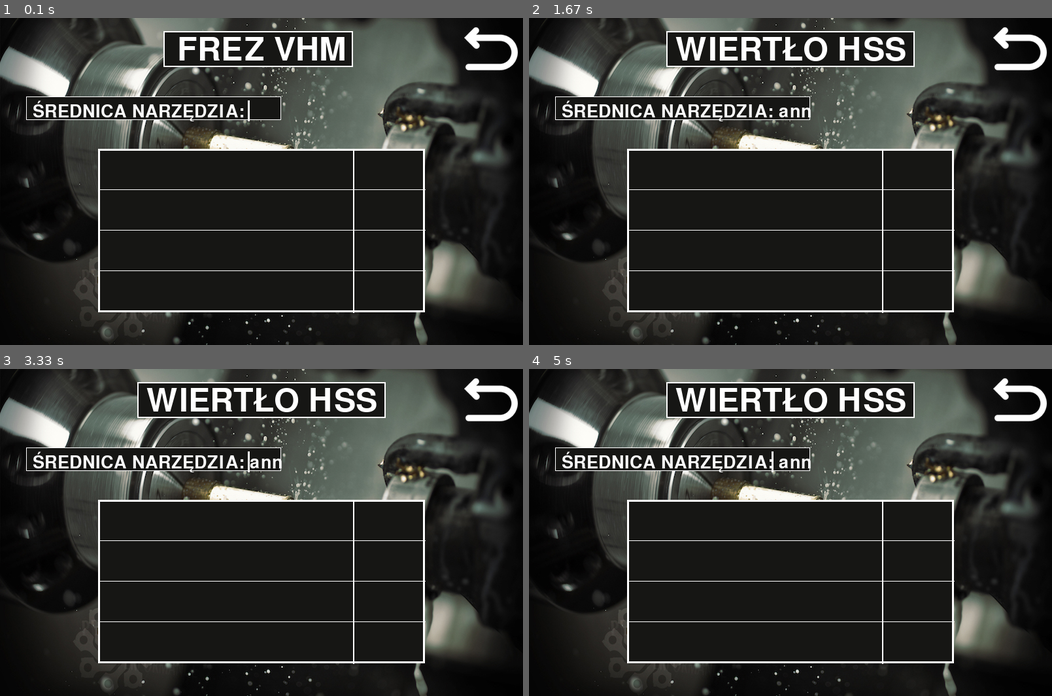
Above: before the commit, frames 1-4 (two rows, left to right).
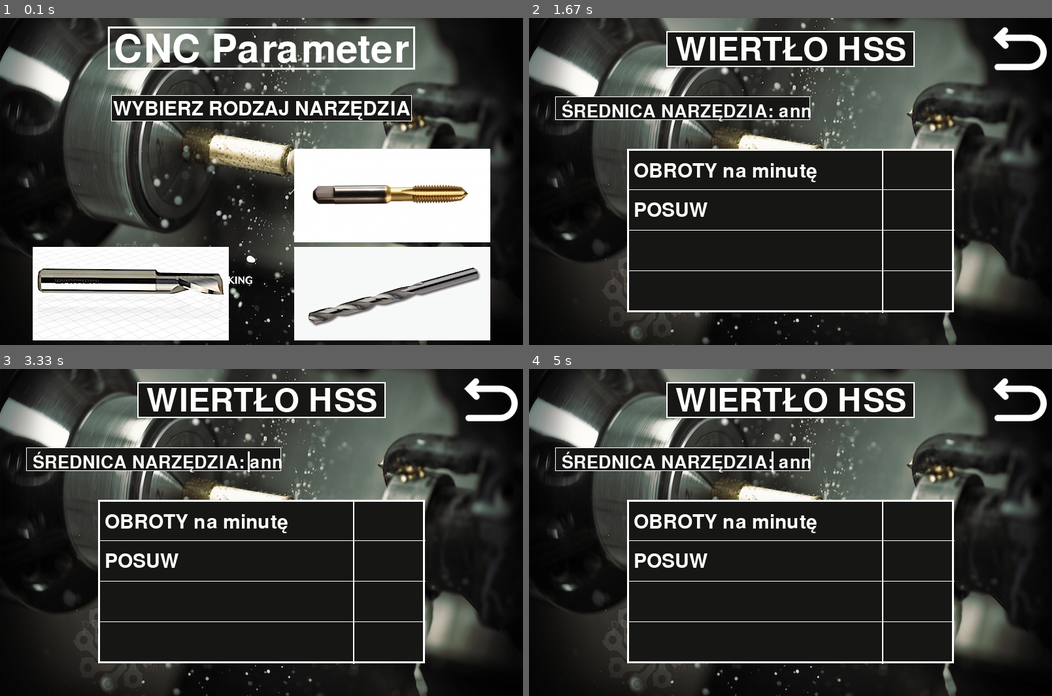
Above: after the commit, the same moments.

Repository: Tincoquesse/CNC_APP
Game: pygame game, started from cnc_parameter.py
The game is run twice, just before and just after one commit, with the same random seed, the same clock (stepped at 60 frames per second) and the same inputs.
Inputs (mouse positions are in pixels of both pictures, inside the frame that each line leads up to):
- Up to frame 1 (0.1 s): no input
- Up to frame 2 (1.67 s): press the mouse at (769, 194) at 0.37 s; move the mouse to (863, 184) at 0.47 s; release the mouse at (957, 171) at 0.6 s; press the mouse at (1020, 50) at 0.7 s; move the mouse to (895, 145) at 0.8 s; release the mouse at (769, 240) at 0.93 s; press the mouse at (921, 292) at 1.03 s; move the mouse to (931, 250) at 1.13 s; release the mouse at (942, 204) at 1.27 s; type "ann" at 1.33 s
- Up to frame 3 (3.33 s): tap Enter at 1.67 s; hold Right 1.83-2.3 s; hold Right 2.33-2.8 s; hold Left from 2.83 s (still down)
- Up to frame 4 (5 s): release Left at 3.37 s; hold Left 3.4-3.8 s; hold Right 3.83-4.47 s; hold Left 4.5-4.97 s

The runs differ from the first frame. In frame 1, 46% of the frame differs, in the area x 5-99%, y 2-99%; in frame 2, 1.1%; in frame 3, 1.1%; in frame 4, 1.1%.

Commit message:
dodana podstrona z parametrami gwintowania, zmiana menu na 3-way

Diff:
--- a/buttons_actions.py
+++ b/buttons_actions.py
@@ -1,5 +1,3 @@
-'''Functions needed to create the button'''
-
 import pygame, pygame_textinput, sys
 from settings import Settings
 from tools_parameters import *
@@ -8,13 +6,85 @@
 pygame.init()
 se = Settings()
 
+def parameters_description():
+    text_spindle_speed = se.font_tools.render('OBROTY na minutę',
+                                              True,
+                                              se.white)
+    text_feed = se.font_tools.render('POSUW', True, se.white)
+    se.screen.blit(text_feed, (160, 280))
+    se.screen.blit(text_spindle_speed, (160, 220))
+
+def table_description():
+    text_vc_table = se.font_table.render('VC = 15', True, se.white)
+    text_spindle_table = se.font_table.render('OBROTY', True, se.blue)
+    text_hole = se.font_table.render('OTWÓR', True, se.blue)
+    text_thread = se.font_table.render('SKOK', True, se.blue)
+    text_tap_feed = se.font_table.render('POSUW', True, se.blue)
+
+    se.screen.blit(text_vc_table, (45, 215))
+    se.screen.blit(text_hole, (35, 265))
+    se.screen.blit(text_thread, (35,315))
+    se.screen.blit(text_spindle_table, (35, 365))
+    se.screen.blit(text_tap_feed, (35, 415))
+
+    # bliting "m" dimensions
+    dim = 2
+    x_pos = 175
+    text_tap_dim = se.font_table.render('M' + str(dim), True, se.orange)
+    se.screen.blit(text_tap_dim, (x_pos, 215))
+
+    for value in range(0, 4):
+        dim += 1
+        x_pos += 77
+        text_tap_dim = se.font_table.render('M' + str(dim), True, se.orange)
+        se.screen.blit(text_tap_dim, (x_pos, 215))
+    for value in range(0, 3):
+        dim += 2
+        x_pos += 77
+        text_tap_dim = se.font_table.render('M' + str(dim), True, se.orange)
+        se.screen.blit(text_tap_dim, (x_pos, 215))
+
+    # bliting spin parameters
+    dim = 2
+    x_pos = 172
+    spin = drill_spin(dim, 15)
+    text_dim = se.font_table.render(str(spin), True, se.white)
+    se.screen.blit(text_dim, (x_pos, 365))
+
+    for value in range(0, 4):
+        dim += 1
+        x_pos += 77
+        spin = drill_spin(dim, 15)
+        text_dim = se.font_table.render(str(spin), True, se.white)
+        se.screen.blit(text_dim, (x_pos, 365))
+    for value in range(0, 3):
+        dim += 2
+        x_pos += 77
+        spin = drill_spin(dim, 15)
+        text_dim = se.font_table.render(str(spin), True, se.white)
+        se.screen.blit(text_dim, (x_pos, 365))
+
 def cross_lines():
-    # display lines on the parameter screen
+    '''Display lines on the cutter/drill screens'''
     pygame.draw.line(se.screen, se.white,(540,200),(540,450),2 )
     pygame.draw.line(se.screen, se.white, (150, 262), (650, 262), 1)
     pygame.draw.line(se.screen, se.white, (150, 324), (650, 324), 1)
     pygame.draw.line(se.screen, se.white, (150, 386), (650, 386), 1)
 
+def table():
+    '''Display lines on the parameter screen'''
+    x = 165
+    y = 250
+    pygame.draw.line(se.screen, se.white,(x,200),(x,450), 3)
+    for value in range(0,7):
+        x += 77
+        pygame.draw.line(se.screen, se.white, (x, 200), (x, 450), 1)
+
+    pygame.draw.line(se.screen, se.white, (25, y), (775, y), 3)
+    for value in range(0,4):
+        y += 50
+        pygame.draw.line(se.screen, se.white, (25, y), (775, y), 1)
+
 def cutter_push_button(x,y,w,h,action=None):
     '''Making a flashing cutter button '''
 
@@ -35,6 +105,26 @@
     else:
         se.screen.blit(se.frez_button, (x, y))
 
+def tap_push_button(x,y,w,h,action=None):
+    '''Making a flashing cutter button '''
+
+    # x: The x location of the top left coordinate of the button box.
+    # y: The y location of the top left coordinate of the button box.
+    # w: Button width.
+    # h: Button height.
+
+    pygame.font.init()
+    mouse = pygame.mouse.get_pos()
+    click = pygame.mouse.get_pressed()
+
+
+    if x + w > mouse[0] > x and y + h > mouse[1] > y:
+        se.screen.blit(se.tap_white, (x, y))
+        if click[0] == 1 and action != None:
+            action()
+    else:
+        se.screen.blit(se.tap_button, (x, y))
+
 def drill_push_button(x,y,w,h,action=None):
     '''Making a flashing drill button'''
     # x: The x location of the top left coordinate of the button box.
@@ -54,7 +144,7 @@
 
 def back_button(x ,y ,w ,h):
 
-    '''Making a flashing drill button'''
+    '''Making a flashing return button'''
     # x: The x location of the top left coordinate of the button box.
     # y: The y location of the top left coordinate of the button box.
     # w: Button width.
@@ -98,22 +188,23 @@
         pygame.draw.rect(se.screen, se.black, (150, 200, 500, 250))
         pygame.draw.rect(se.screen, se.white, se.frame_results, 3)
         se.screen.blit(se.text_drill_menu, se.text_drill_menuRect)
+        cross_lines()
+        parameters_description()
         txtinput.update(events)
         if diameter:
-            # calculating and display drill spin parameters
+            # calculating and display drill spining parameter
             font_drill_spin = pygame.font.Font('freesansbold.ttf', 30)
             text_drill_spin = font_drill_spin.render(str(drill_spin(
                 diameter)), True, (250, 250, 250))
             se.screen.blit(text_drill_spin, (550, 220))
-            # calculating and display dtill feed parameter
+            # calculating and display drill feed parameter
             font_drill_feed = pygame.font.Font('freesansbold.ttf', 30)
             text_drill_feed = font_drill_feed.render(str(drill_feed(
                 diameter)), True, (250, 250, 250))
-            se.screen.blit(text_drill_feed, (550, 350))
+            se.screen.blit(text_drill_feed, (550, 282))
         se.screen.blit(txtinput.get_surface(), (50, 126))
         if back_button(700, 0, 100, 100):
             break
-        cross_lines()
         pygame.display.update()
 
 def cutter_parameter_loop():
@@ -146,6 +237,7 @@
         pygame.draw.rect(se.screen, se.white, se.frame_results, 3)
         se.screen.blit(se.text_cutter_menu, se.text_cutter_menuRect)
         cross_lines()
+        parameters_description()
         txtinput.update(events)
         if diameter:
 
@@ -159,16 +251,38 @@
             text_cutter_feed = font_cutter_feed.render(str(cut_feed)[0:3],
                                                        True,
                                                        (250, 250, 250))
-            se.screen.blit(text_cutter_feed, (550, 280))
+            se.screen.blit(text_cutter_feed, (550, 344))
 
             font_cutter_feed = pygame.font.Font('freesansbold.ttf', 30)
             text_cutter_feed = font_cutter_feed.render(str(cutter_feed(
                 diameter)),True,(250,250,250))
-            se.screen.blit(text_cutter_feed, (550,350))
+            se.screen.blit(text_cutter_feed, (550,282))
         se.screen.blit(txtinput.get_surface(), (50,126))
         if back_button(700, 0, 100, 100):
             break
         pygame.display.flip()
 
-
-cutter_parameter_loop()
+def tap_parameter_loop():
+    se = Settings()
+    parameter = True
+
+    while parameter:
+        clock.tick(30)
+        events = pygame.event.get()
+        for event in events:
+            if event.type == pygame.QUIT:
+                sys.exit(0)
+            if event.type == pygame.KEYDOWN and event.key == pygame.K_ESCAPE:
+                parameter = False
+
+        se.screen.blit(se.bg, (0, 0))
+        pygame.draw.rect(se.screen, se.black, (200, 20, 400, 55))
+        pygame.draw.rect(se.screen, se.white, (200, 20, 400, 55), 2)
+        pygame.draw.rect(se.screen, se.black, (25, 200, 750, 250))
+        pygame.draw.rect(se.screen, se.white, (25, 200, 750, 250), 3)
+        table()
+        table_description()
+        se.screen.blit(se.text_tap_menu, (225, 25))
+        if back_button(700, 0, 100, 100):
+            break
+        pygame.display.update()
--- a/cnc_parameter.py
+++ b/cnc_parameter.py
@@ -25,13 +25,14 @@
         # drawing
         se.screen.blit(se.bg, (0, 0))
         pygame.draw.rect(se.screen, se.black, (165, 13, 470, 66),2)
-        pygame.draw.rect(se.screen, se.black, (170, 248, 460, 40))
-        pygame.draw.rect(se.screen, se.white, (170, 248, 460, 40), 1)
+        pygame.draw.rect(se.screen, se.black, (170, 118, 460, 40))
+        pygame.draw.rect(se.screen, se.white, (170, 118, 460, 40), 1)
         pygame.draw.rect(se.screen, se.white, se.frame_menu, 3)
         se.screen.blit(se.text_tools, se.text_toolsRect)
         se.screen.blit(se.text_cnc, se.text_cncRect)
-        drill_push_button(450, 300, 300, 143, drill_parameter_loop)
-        cutter_push_button(50, 300, 300, 143, cutter_parameter_loop)
+        drill_push_button(450, 350, 300, 143, drill_parameter_loop)
+        cutter_push_button(50, 350, 300, 143, cutter_parameter_loop)
+        tap_push_button(450, 200, 300, 143, tap_parameter_loop)
         pygame.display.update()
 
 if __name__ == "__main__":
--- a/settings.py
+++ b/settings.py
@@ -11,6 +11,8 @@
         self.black = (22,22,20)
         self.blue = (100, 240, 240)
         self.red = (250, 0, 0)
+        self.blue = (88, 131, 176)
+        self.orange = (202, 178, 72)
 
         # screen resolution
         self.screen_width = 800
@@ -21,6 +23,7 @@
         self.font_tools = pygame.font.Font('freesansbold.ttf', 30)
         self.font_cutter_menu = pygame.font.Font('freesansbold.ttf', 50)
         self.font_drill_menu = pygame.font.Font('freesansbold.ttf', 50)
+        self.font_table = pygame.font.Font('freesansbold.ttf', 25)
 
         #frames
         self.frame_menu = pygame.Rect(165, 13, 470, 66)
@@ -38,6 +41,9 @@
         self.text_drill_menu = self.font_cutter_menu.render('WIERTŁO HSS',
                                                             True,
                                                   self.white)
+        self.text_tap_menu = self.font_cutter_menu.render('GWINTOWNIK',
+                                                            True,
+                                                  self.white)
 
         # load images
         self.bg = pygame.image.load('images/bg_cnc.png')
@@ -47,8 +53,8 @@
         self.drill_button = pygame.image.load('images/drill.png')
         self.back = pygame.image.load('images/back.png')
         self.back_white = pygame.image.load('images/back_white.png')
-
-
+        self.tap_button = pygame.image.load('images/thread.png')
+        self.tap_white = pygame.image.load('images/thread_white.png')
 
         self.screen = pygame.display.set_mode((self.screen_width,
                                                self.screen_hight))
@@ -60,7 +66,7 @@
 
         self.text_toolsRect = self.text_tools.get_rect()
         self.text_toolsRect.center = (self.screen_width // 2,
-                                      self.screen_hight - 230)
+                                      self.screen_hight - 360)
 
         self.text_cutter_menuRect = self.text_cutter_menu.get_rect()
         self.text_cutter_menuRect.center = (self.screen_width / 2,
--- a/tools_parameters.py
+++ b/tools_parameters.py
@@ -2,18 +2,20 @@
 
 def drill_feed(diameter, vc = 35):
     '''Parametr dla wierteł HSS, zwraca posuw mm/min'''
-    d = float(diameter)
-    fz = 0.1
+    d = diameter
+    fz = 0
     # rotation for minute
     n = (1000.0 * vc) / (float(d) * 3.14)
     # feed mm/min
-    if diameter in numpy.arange(0, 5, 0.1):
+    if diameter * 10 in numpy.arange(0, 51, 1):
         fz = 0.1
-    elif diameter in numpy.arange(4, 9, 0.1):
+    elif diameter * 10 in numpy.arange(51, 76, 1):
+        fz = 0.12
+    elif diameter * 10 in numpy.arange(76, 100, 1):
         fz = 0.15
     else:
         fz = 0.20
-    f = fz * n
+    f = fz * int(n)
     return int(f)
 
 
@@ -29,7 +31,7 @@
 def cutter_feed(diameter, vc = 400):
     '''Parametr dla frezów, zwraca posuw mm/min '''
     d = diameter
-    fz = 0.02
+    fz = d * 0.005
 
     # revolution for minute
     n = (1000.0 * vc)/(float(d) * 3.14)
Binary file added: images/thread.png
Binary file added: images/thread_white.png
Not shown, changed: .DS_Store
Not shown, changed: images/.DS_Store
